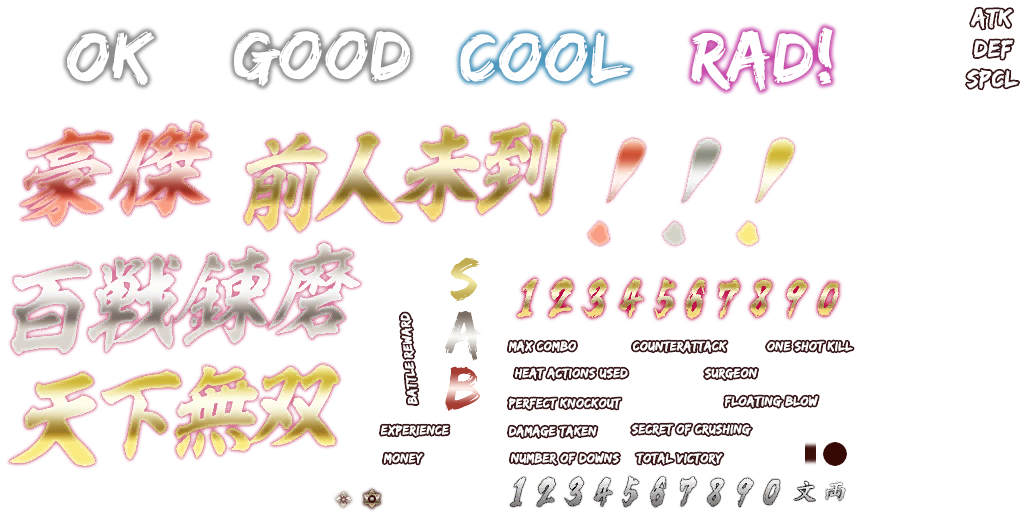
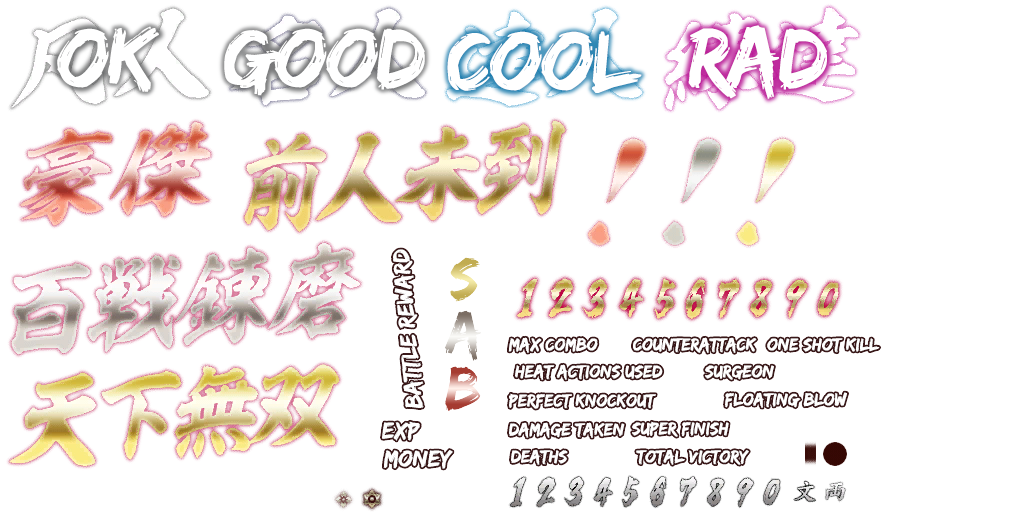
The second 1024x512 image is a revision of the first. Changes to its layers:
added group "rank_text" with 10 layers above "categories" over (8, 4, 863, 114)
added group "rank_text_en" with 4 layers in group "rank_text" over (57, 25, 827, 99)
moved "GOOD" into group "rank_text_en", painted on it over (224, 28, 425, 96)
moved "OK" into group "rank_text_en", painted on it over (57, 26, 159, 92)
moved "COOL" into group "rank_text_en", painted on it over (447, 31, 642, 93)
renamed "RAD!" to "RAD", moved it into group "rank_text_en", painted on it over (688, 25, 833, 99)
added group "rank_text_jp" with 4 layers in group "rank_text" over (8, 4, 863, 114)
showed "Rad", moved it into group "rank_text_jp" over (661, 4, 863, 114)
showed "Expert", moved it into group "rank_text_jp" over (442, 5, 647, 108)
showed "normal", moved it into group "rank_text_jp" over (8, 4, 213, 112)
showed "master", moved it into group "rank_text_jp" over (224, 4, 430, 109)
added group "categories" with 8 layers above "ranks" over (965, 6, 1021, 91)
added group "categories_en" with 3 layers in group "categories" over (967, 8, 1019, 89)
added group "rewards" with 8 layers above "stuff" over (379, 249, 455, 471)
added group "rewards_en" with 3 layers in group "rewards" over (382, 249, 453, 469)
moved "battle reward" (1st of 2, in "rewards" › "rewards_en") into group "rewards_en", painted on it over (393, 249, 424, 408)
added group "stuff" with 24 layers above "Layer 1" over (506, 335, 882, 467)
added group "stuff_en" with 11 layers in group "stuff" over (508, 337, 880, 465)
moved "heat actions used" into group "stuff_en", painted on it over (515, 364, 663, 380)
moved "perfect knockout" (1st of 2, in "stuff" › "stuff_en") into group "stuff_en", painted on it over (509, 393, 656, 410)
moved "counterattack" into group "stuff_en", painted on it over (633, 337, 757, 353)
…and 13 more changes (10 painted, 3 renamed, 13 stack)